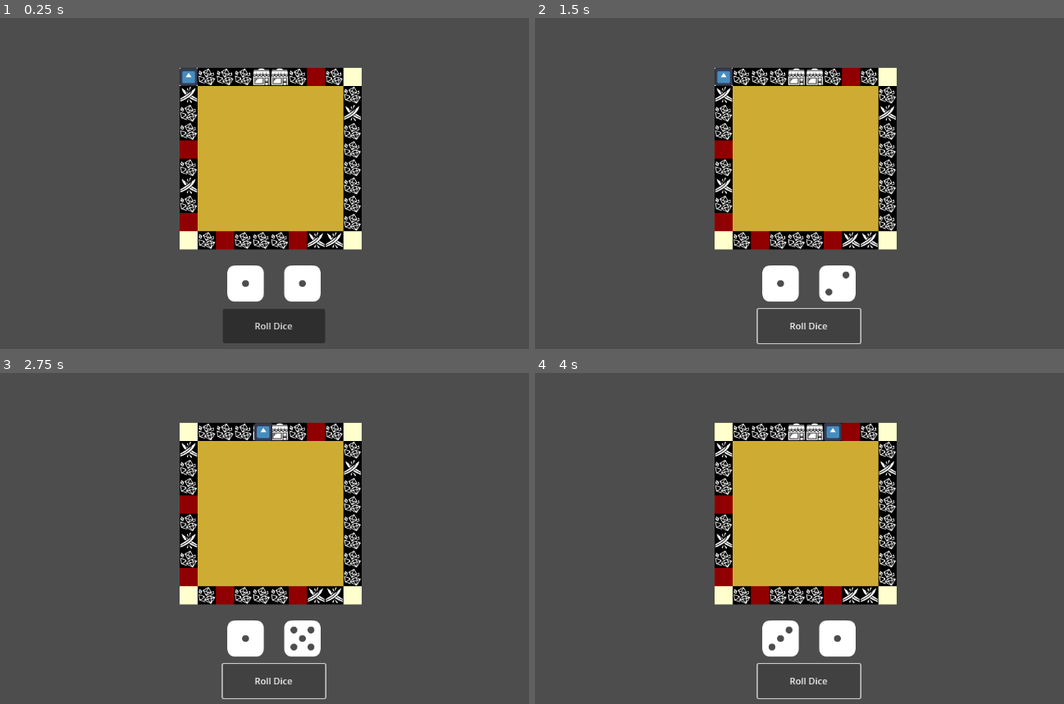
Above: before the commit, frames 1-4 (two rows, left to right).
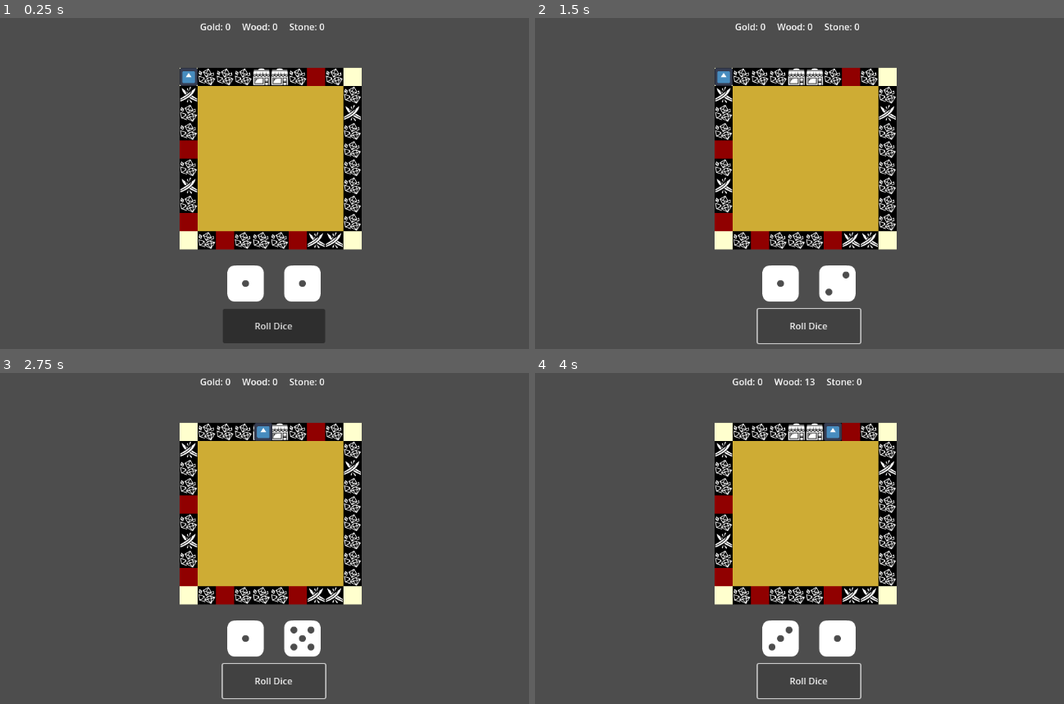
Above: after the commit, the same moments.

Repository: pescmy/HeRoll
Game: Godot game, scene res://scene/game.tscn
The game is run twice, just before and just after one commit, with the same random seed, the same clock (stepped at 60 frames per second) and the same inputs. The engine's default icon, where the game draws it, is replaced by a stand-in: a white triangle on a blue panel in a dark square.
Inputs:
- Up to frame 1 (0.25 s): no input
- Up to frame 2 (1.5 s): click "Roll Dice" at 0.5 s; click "Roll Dice" at 1.25 s
- Up to frame 3 (2.75 s): click "Roll Dice" at 2 s
- Up to frame 4 (4 s): tap Enter (ui_accept) at 2.75, 3.02, 3.77 s; hold R (Roll Dice) 2.78-3.53 s; tap R (Roll Dice) at 3.6 s

The runs differ from the first frame. In frame 1, 0.2% of the frame differs, in the area x 37-62%, y 1-4%; in frame 2, 0.2%; in frame 3, 0.2%; in frame 4, 0.2%.

Commit message:
add in UI to display resources on the board

Diff:
--- a/scene/game.tscn
+++ b/scene/game.tscn
@@ -6,6 +6,7 @@
 [ext_resource type="PackedScene" uid="uid://dg3xwl62blm1b" path="res://scene/player.tscn" id="4_ll5lq"]
 [ext_resource type="PackedScene" uid="uid://baqa7qxmhj6x1" path="res://scene/game_board.tscn" id="4_xwcet"]
 [ext_resource type="PackedScene" uid="uid://diir4e6rkfil8" path="res://scene/start_tile_ui.tscn" id="6_xlg7c"]
+[ext_resource type="PackedScene" uid="uid://lccjk25vggef" path="res://scene/resource_display.tscn" id="7_qpk70"]
 
 [node name="Game" type="Node2D"]
 script = ExtResource("1_xlg7c")
@@ -31,3 +32,6 @@
 text = "Roll Dice"
 
 [node name="StartTileUI" parent="." instance=ExtResource("6_xlg7c")]
+visible = false
+
+[node name="ResourceDisplay" parent="." instance=ExtResource("7_qpk70")]
--- /dev/null
+++ b/scene/resource_display.tscn
@@ -0,0 +1,28 @@
+[gd_scene load_steps=2 format=3 uid="uid://lccjk25vggef"]
+
+[ext_resource type="Script" uid="uid://crmho17v2e1pl" path="res://scripts/resource_display.gd" id="1_6l6r5"]
+
+[node name="ResourceDisplay" type="CanvasLayer"]
+script = ExtResource("1_6l6r5")
+
+[node name="HBoxContainer" type="HBoxContainer" parent="."]
+anchors_preset = 5
+anchor_left = 0.5
+anchor_right = 0.5
+offset_left = -93.5
+offset_right = 93.5
+offset_bottom = 40.0
+grow_horizontal = 2
+theme_override_constants/separation = 20
+
+[node name="GoldLabel" type="Label" parent="HBoxContainer"]
+layout_mode = 2
+text = "Gold: 0"
+
+[node name="WoodLabel" type="Label" parent="HBoxContainer"]
+layout_mode = 2
+text = "Wood: 0"
+
+[node name="StoneLabel" type="Label" parent="HBoxContainer"]
+layout_mode = 2
+text = "Stone: 0"
--- a/scripts/game_data.gd
+++ b/scripts/game_data.gd
@@ -21,7 +21,7 @@
 
 var loop_count: int = 0
 
-
+signal resources_changed
 
 func _ready() -> void:
 	if not board_generated:
--- a/scripts/player_movement.gd
+++ b/scripts/player_movement.gd
@@ -131,6 +131,7 @@
 	var amount = base_amount + (GameData.loop_count * 5)
 	GameData.carried_resources[type] += amount
 	print("💎 Gained %d %s! Total: %s" % [amount, type, GameData.carried_resources])
+	GameData.emit_signal("resources_changed")
 
 func _pick_enemy() -> Array[EnemyData]:
 	var goblin = load("res://enemies/goblin.tres") as EnemyData
--- /dev/null
+++ b/scripts/resource_display.gd
@@ -0,0 +1,18 @@
+# resource_display.gd
+extends CanvasLayer
+class_name ResourceDisplay
+
+@onready var gold_label: Label = $HBoxContainer/GoldLabel
+@onready var wood_label: Label = $HBoxContainer/WoodLabel
+@onready var stone_label: Label = $HBoxContainer/StoneLabel
+
+func _ready() -> void:
+	GameData.resources_changed.connect(update_display)
+	update_display()
+	print("ResourceDisplay ready and connected")
+
+func update_display() -> void:
+	print("Updating resource display")
+	gold_label.text = "Gold: %d" % GameData.carried_resources["gold"]
+	wood_label.text = "Wood: %d" % GameData.carried_resources["wood"]
+	stone_label.text = "Stone: %d" % GameData.carried_resources["stone"]
Not shown: 1 places in scene/game.tscn that only renumber resources
Not shown, added: scripts/resource_display.gd.uid
